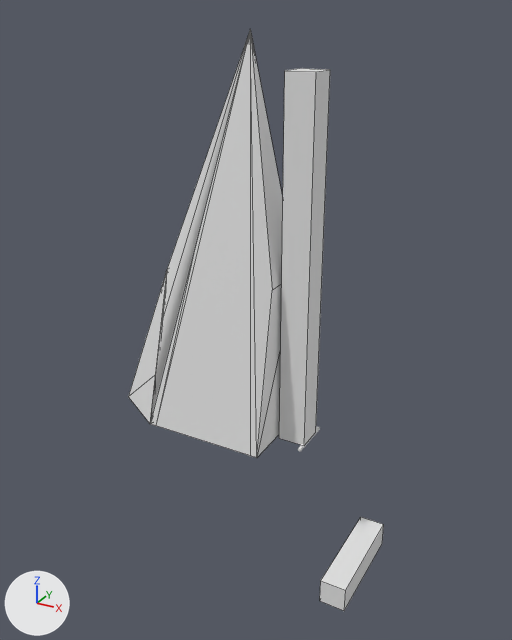
The Blender file ft-viggen/viggen.blend as it was, and as the next commit left it.
Camera for both pictures: a 50 mm camera at (200.0, -398.0, 283.0) aimed at (-21.0, 3.0, 82.0). The axes (+X, +Y, +Z) are drawn at lower left. The lights are the same throughout. Mesh edges are drawn as thin lines on the coarser meshes.

Script lines for the objects in view, before the commit:
```python
me_cube = bpy.data.meshes.new('Cube')
me_cube.from_pydata(...)  # a box spanning x -1.0..1.0, y -1.0..1.0, z -1.0..1.0
me_cube_003 = bpy.data.meshes.new('Cube.003')
me_cube_003.from_pydata(...)  # a box spanning x -1.0..1.0, y -1.0..1.0, z -1.0..1.0
me_saab_viggen_repaired = bpy.data.meshes.new('Saab Viggen Repaired')
me_saab_viggen_repaired.from_pydata(...)  # 50 vertices, 46 faces; spans x 33.7..60.8, y -3.9..3.9, z -6.1..6.9
ob_cube = bpy.data.objects.new('Cube', me_cube)
ob_cube.location = (63.5, 0.0, -95.4)
ob_cube.scale = (9.48, 39.1, 9.48)
ob_cube_002 = bpy.data.objects.new('Cube.002', me_cube_003)
ob_cube_002.location = (15.0, 0.0, 125.0)
ob_cube_002.scale = (10.0, 10.0, 125.0)
ob_saab_viggen_repaired = bpy.data.objects.new('Saab Viggen Repaired', me_saab_viggen_repaired)
ob_saab_viggen_repaired.location = (-58.1, -0.4, -336.7)
ob_saab_viggen_repaired.rotation_euler = (0.0, -1.571, 0.0)  # degrees (0, -90, 0)
ob_saab_viggen_repaired.scale = (10.0, 10.0, 10.0)
```
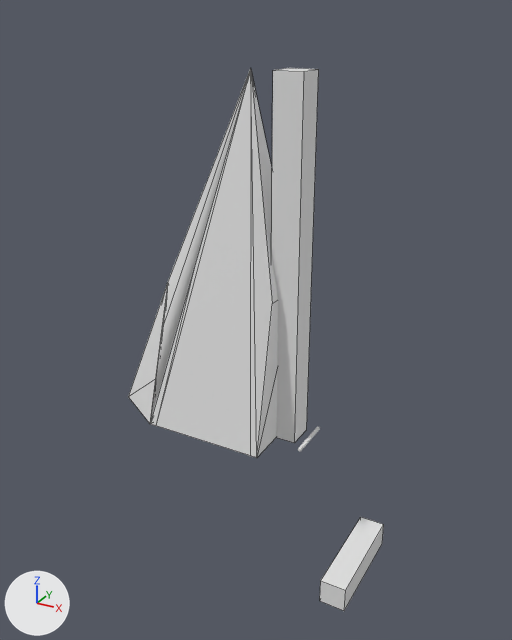
Where the newer file only moved an object's origin or applied its transform, the numbers keep the older frame.

What differs and where, as boxes (x1, y1, x2, y2) in the pictures (512 x 640 px):
```json
{"object": "Saab Viggen Repaired", "change": "mesh rescaled", "before": [128, 29, 283, 458], "after": [128, 68, 278, 458], "on screen": "9% shorter"}
{"object": "Cube.002", "change": "moved", "before": [279, 68, 330, 445], "after": [271, 68, 319, 443]}
```

The change, as JSON lines over the scene's bpy script:
```json
{"block": "me_saab_viggen_repaired", "where": "me_saab_viggen_repaired.from_pydata(...)  # 50 vertices, 46 faces; spans x 33.7..60.8, y -3.9..3.9, z -6.1..6.9"}
{"block": "me_saab_viggen_repaired", "where": "# used by ob_saab_viggen_repaired; location = (-58.1, -0.4, -336.7); rotation_euler = (0.0, -1.571, 0.0), in degrees (0, -90, 0); scale = (10.0, 10.0, 10.0)"}
{"block": "me_saab_viggen_repaired", "change": "me_saab_viggen_repaired part 1: the whole mesh is scaled about its middle by (0.92, 1, 1), then moved by (-1.1, 0.0, 0.0)"}
{"op": "set", "path": "ob_cube_002.location", "old": "(15.0, 0.0, 125.0)", "new": "(7.5, 0.0, 125.0)"}
```
